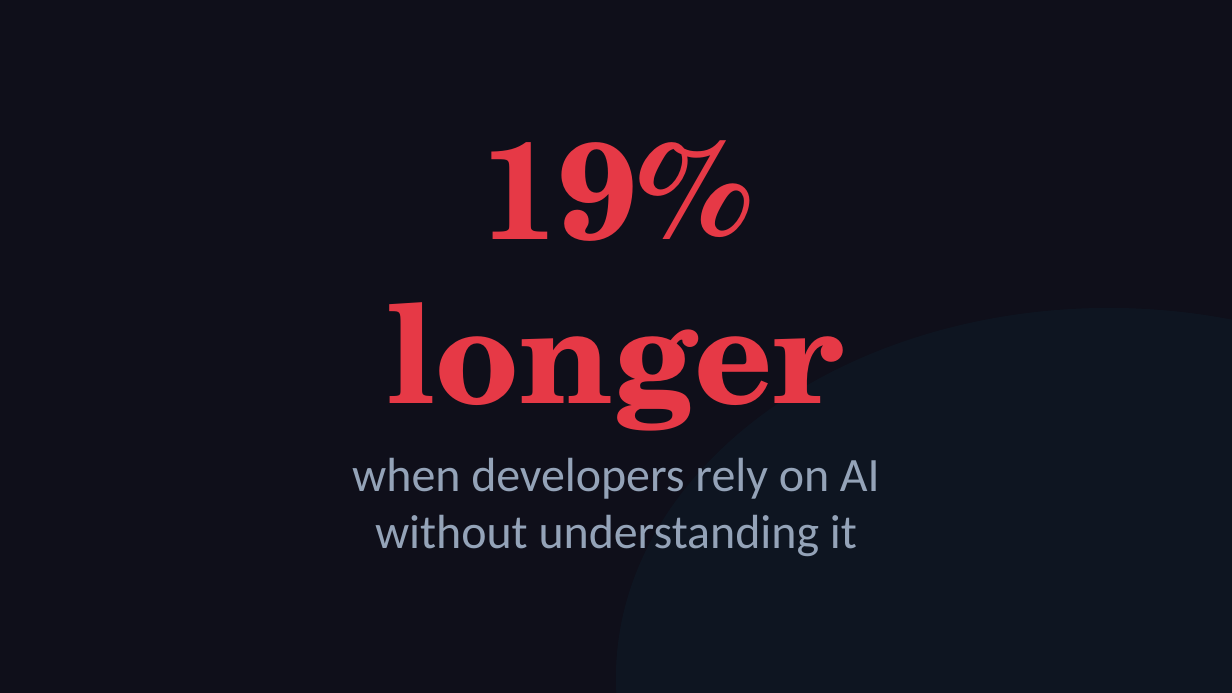
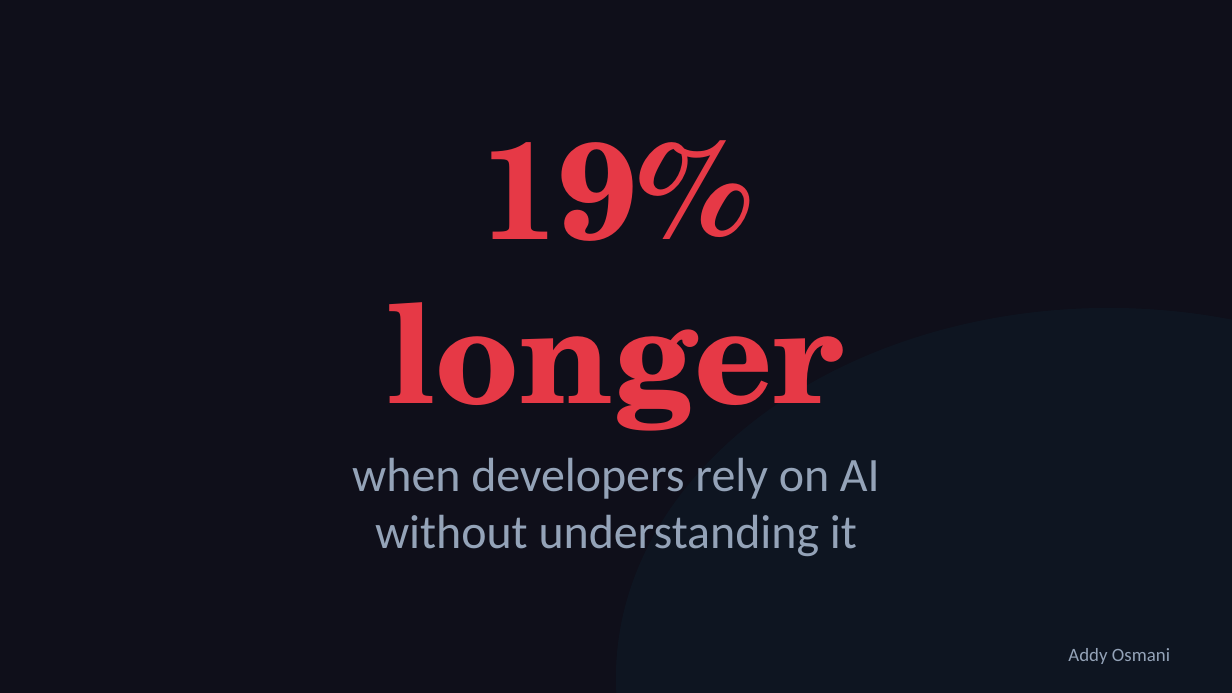
Before and after one commit to michaelengland/ai-best-practices, a slide deck: slide 19 of Getting-Agents-to-Give-Up-Their-Secrets.pptx. Drawn at 1232x693 pixels with LibreOffice and Linux fonts; fonts in the diff are those of the drawing. Boxes give left, top, right and bottom in pixels: in the first picture for what was removed or moved away, otherwise in the second. Text is boxed around its words. In the diff, an @@ line names an element or a change of style, - is before the commit and + after.

```diff
--- a/Getting-Agents-to-Give-Up-Their-Secrets.pptx
+++ b/Getting-Agents-to-Give-Up-Their-Secrets.pptx
@@ text added at <box>1068,648,1170,664</box>, 11 pt, text #94A3B8 @@
+Addy Osmani
```
Also in this commit, not shown: 6 other slides changed, 3 slides removed, 1 other file.
